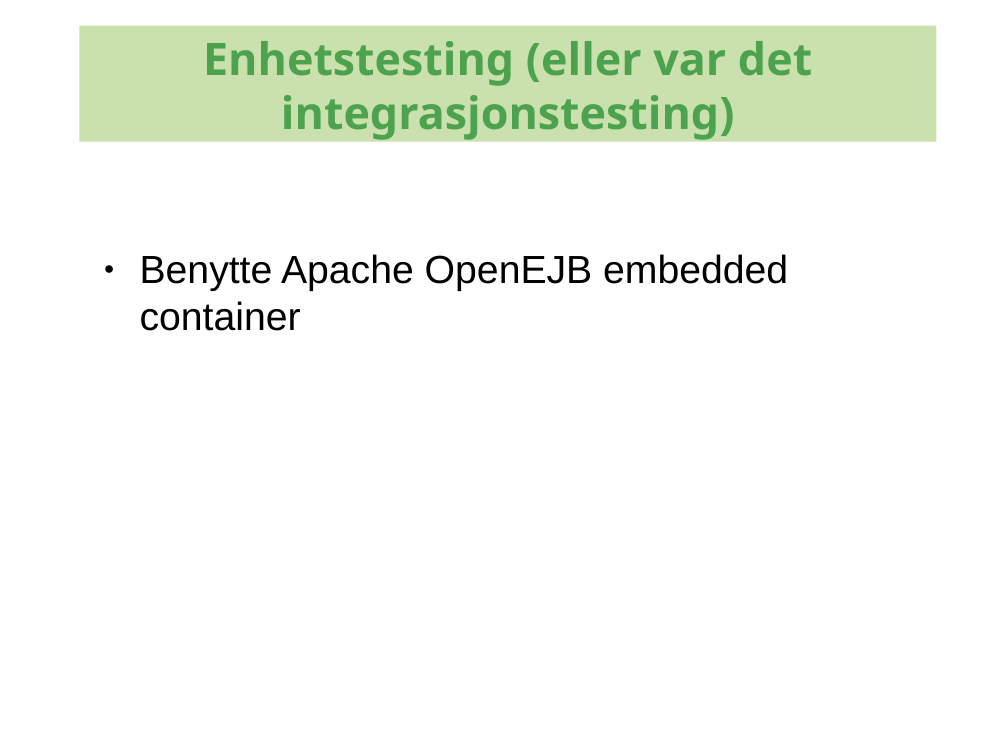
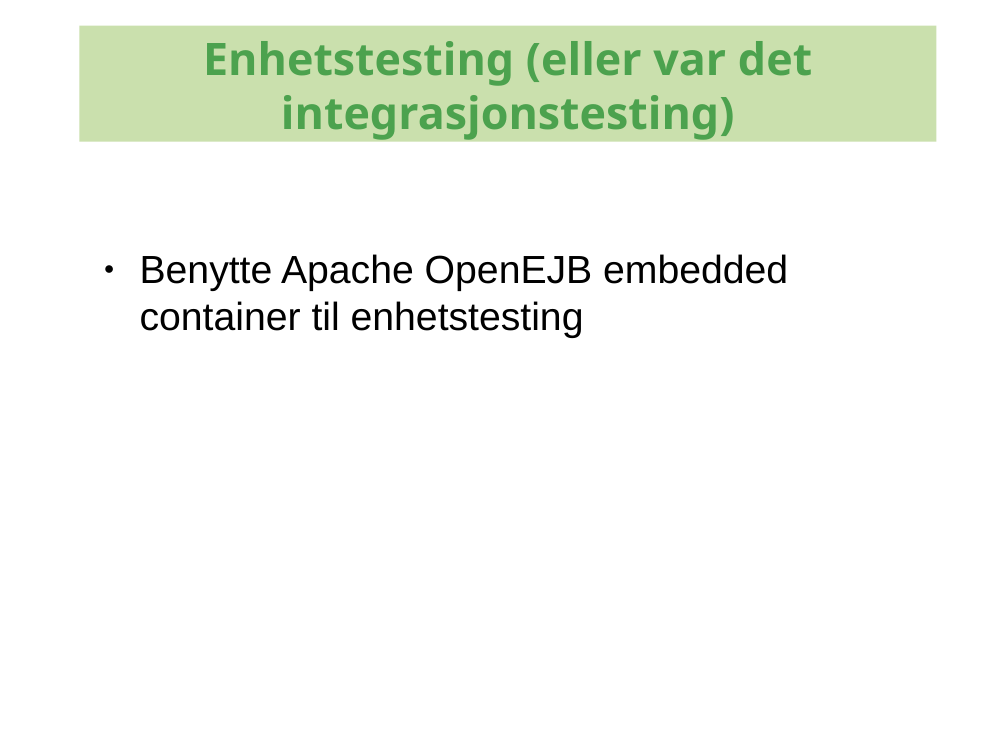
Before and after one commit to kenglxn/seam-maven-refimpl, a slide deck: slide 73 of sandbox/loo/jpa-continued/jpa-continued.odp. Drawn at 1008x756 pixels with LibreOffice and Linux fonts; fonts in the diff are those of the drawing; background and template pictures are left out. Boxes give left, top, right and bottom in pixels: in the first picture for what was removed or moved away, otherwise in the second. Text is boxed around its words. In the diff, an @@ line names an element or a change of style, - is before the commit and + after.

```diff
--- a/sandbox/loo/jpa-continued/jpa-continued.odp
+++ b/sandbox/loo/jpa-continued/jpa-continued.odp
@@ text at [140,254,788,338]: text changed @@
-● Benytte Apache OpenEJB embedded container
+● Benytte Apache OpenEJB embedded container til enhetstesting
```
Also in this commit, not shown: 3 other slides changed.
